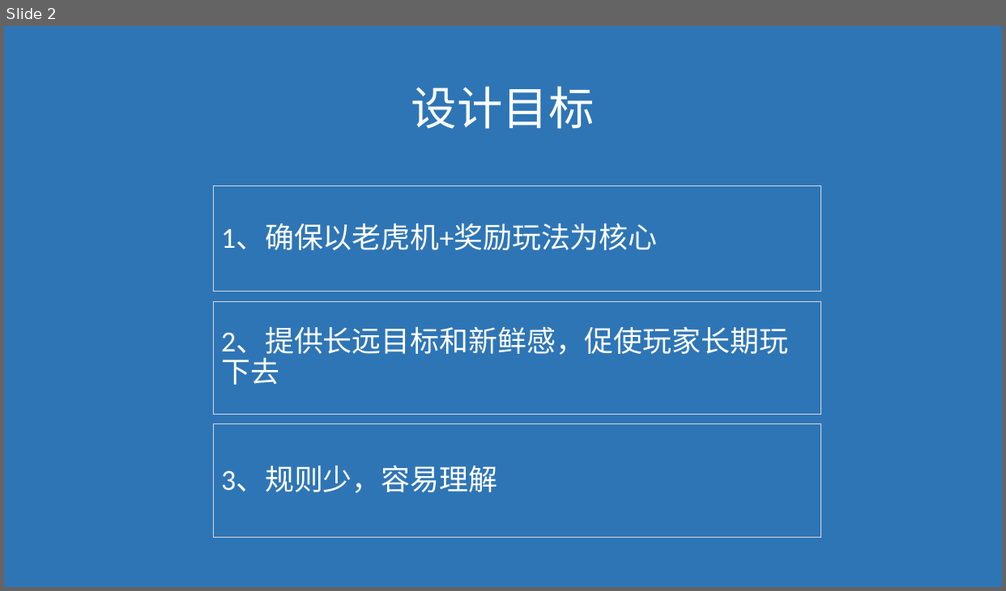
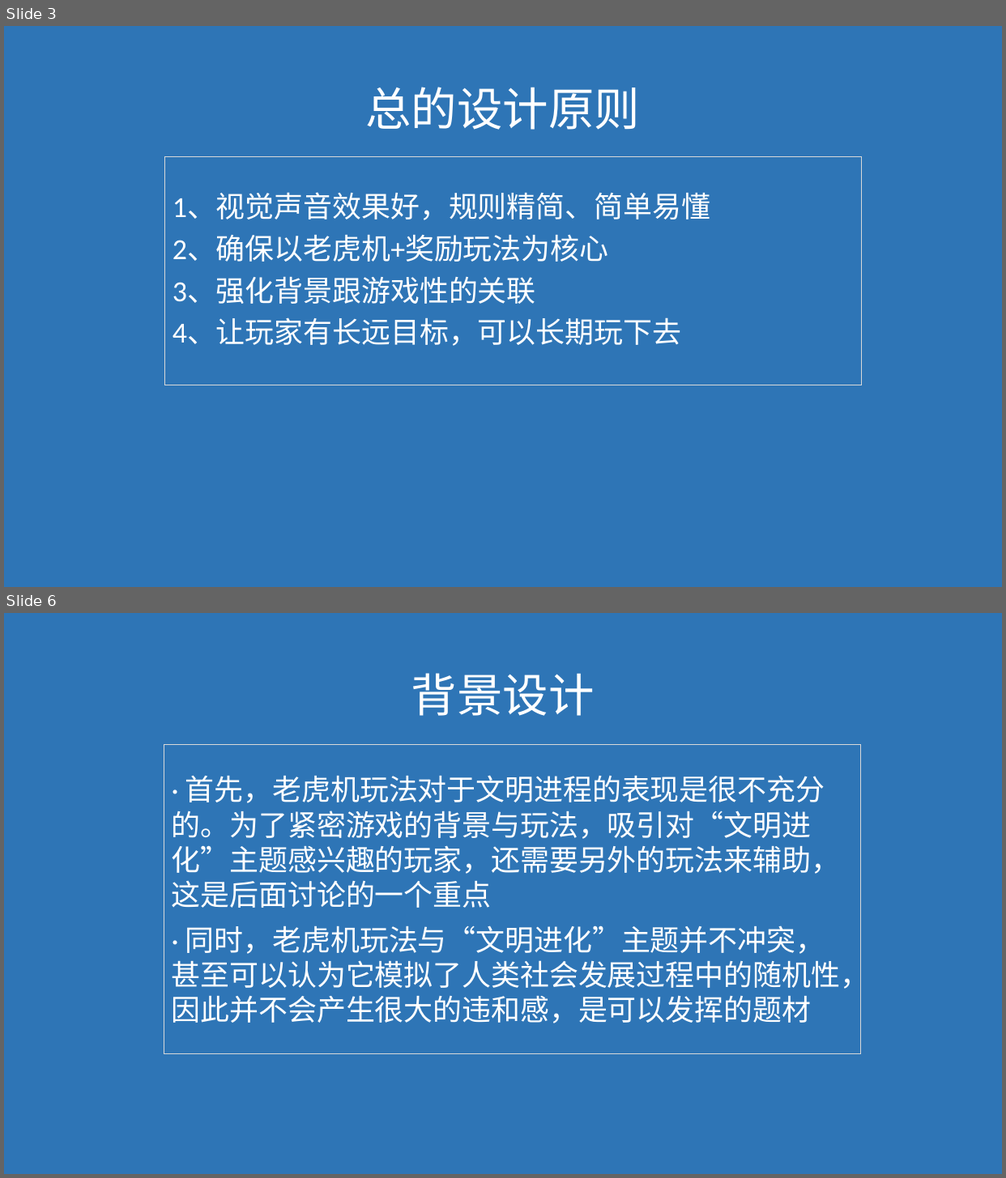
Before and after one commit to janryf/mygame, a slide deck: 构想.pptx. Shown one above the other, each under a label of ours: slide 2 before the commit, slides 3 and 6 after it; the slides between them are not shown. The pictures are 1006x591 and 1006x1178 pixels, drawn with LibreOffice and Linux fonts; fonts in the diff are those of the drawing. Boxes give left, top, right and bottom in pixels: in the first picture for what was removed or moved away, otherwise in the second. Text is boxed around its words. In the diff, an @@ line names an element or a change of style, - is before the commit and + after.

```diff
--- a/构想.pptx
+++ b/构想.pptx
@@ slide 6 added at box(4, 613, 1002, 1174), background #2E75B6 @@
@@ text added at box(411, 673, 594, 716), 44 pt, text #FFFFFF @@
+背景设计
@@ rectangle added at box(164, 744, 861, 1054), outline #D9D9D9 0.75 pt dashed, 28 pt, text #FFFFFF @@
+· 首先，老虎机玩法对于文明进程的表现是很不充分的。为了紧密游戏的背景与玩法，吸引对“文明进化”主题感兴趣的玩家，还需要另外的玩法来辅助，这是后面讨论的一个重点
+· 同时，老虎机玩法与“文明进化”主题并不冲突，甚至可以认为它模拟了人类社会发展过程中的随机性，因此并不会产生很大的违和感，是可以发挥的题材
@@ what was slide 2 is now slide 3 @@
@@ slide 3 changed as well @@
@@ text at box(365, 87, 640, 130): text changed @@
-设计目标
+总的设计原则
@@ rectangle "1、视觉声音效果好，规则精简、简单易懂": place and size @@
-rectangle "1、视觉声音效果好，规则精简、简单易懂" at box(214, 186, 821, 291)
+rectangle "1、视觉声音效果好，规则精简、简单易懂" at box(165, 157, 862, 386)
@@ text in rectangle at box(172, 194, 710, 346): text changed @@
-1、确保以老虎机+奖励玩法为核心
+1、视觉声音效果好，规则精简、简单易懂
+2、确保以老虎机+奖励玩法为核心
+3、强化背景跟游戏性的关联
+4、让玩家有长远目标，可以长期玩下去
@@ rectangle removed at box(214, 301, 821, 415) @@
-2、提供长远目标和新鲜感，促使玩家长期玩下去
@@ rectangle removed at box(214, 425, 821, 537) @@
-3、规则少，容易理解
```
Also in this commit, not shown: 16 other slides added, 6 slides removed, 7 other files.
